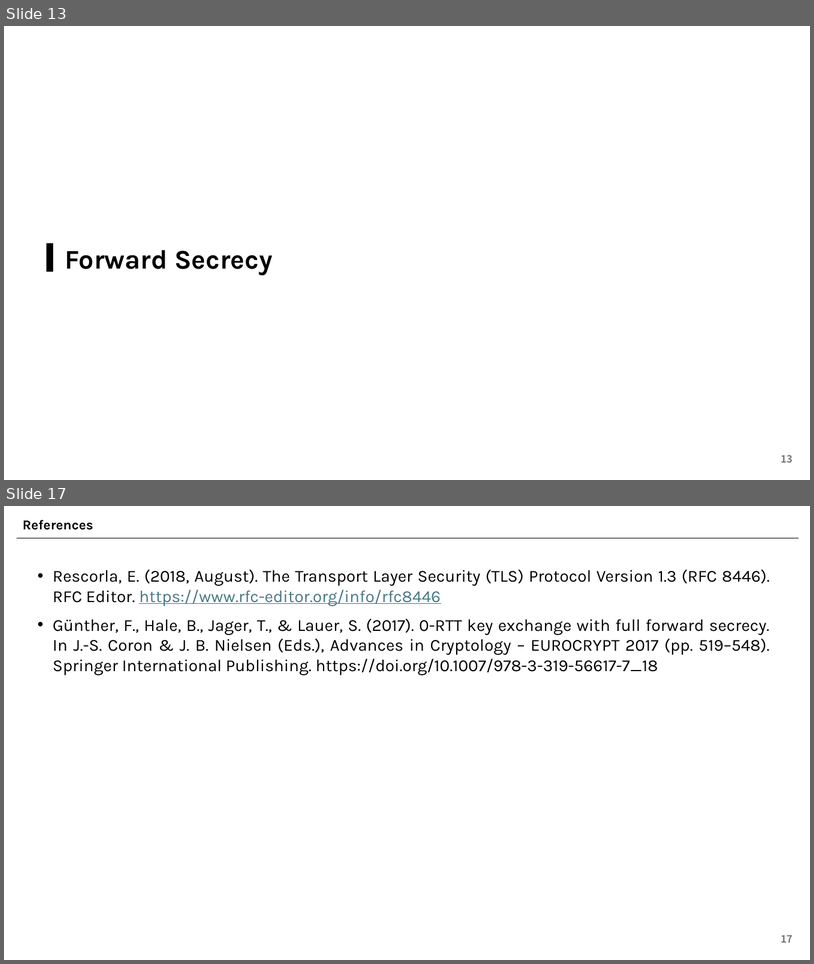
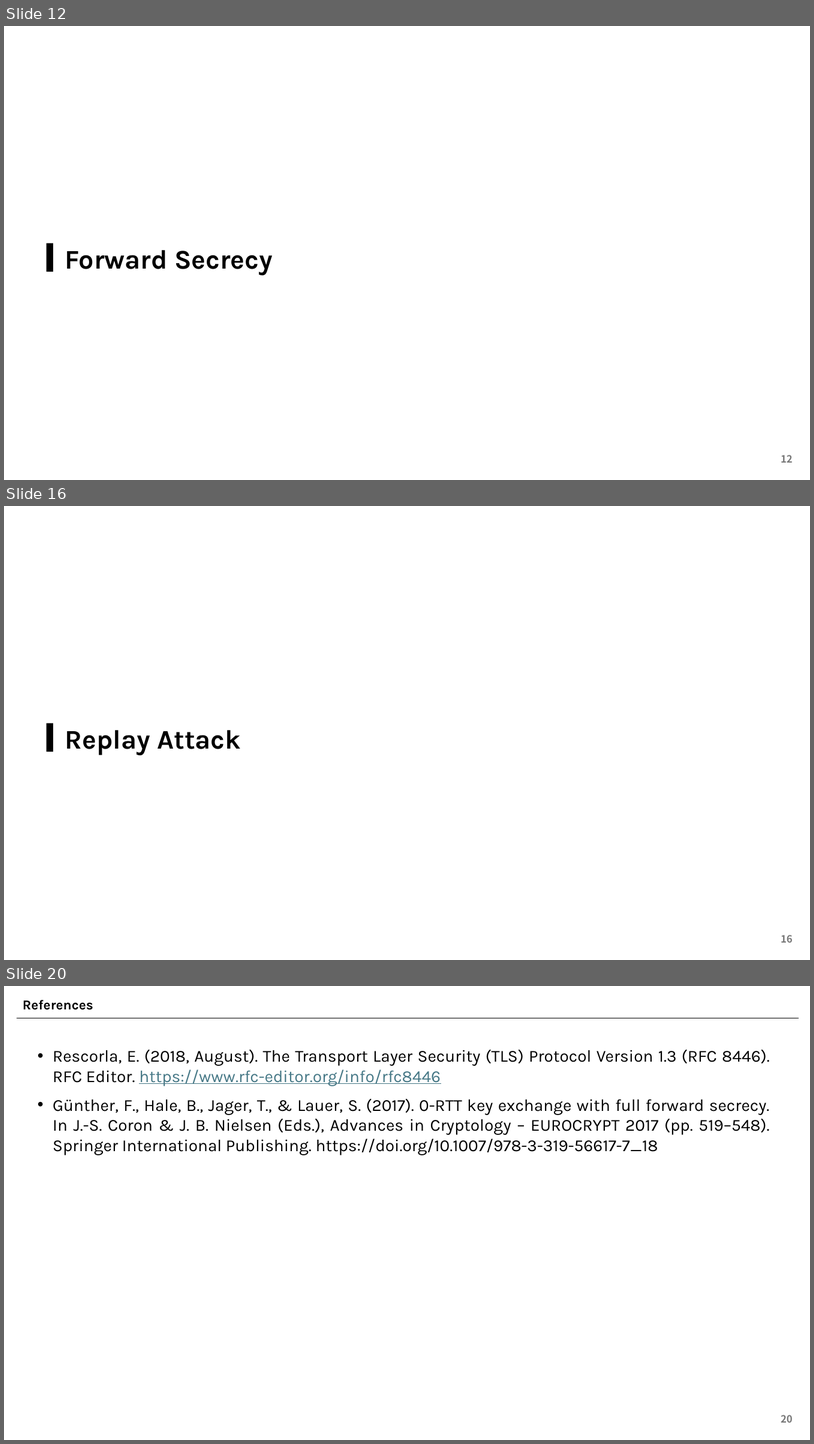
Before and after one commit to east-chord-0729/0-RTT-Security, a slide deck: 0-RTT-Security.pptx. Shown one above the other, each under a label of ours: slides 13 and 17 before the commit, slides 12, 16 and 20 after it; the slides between them are not shown. The pictures are 814x964 and 814x1444 pixels, drawn with LibreOffice and Linux fonts; fonts in the diff are those of the drawing. Boxes give left, top, right and bottom in pixels: in the first picture for what was removed or moved away, otherwise in the second. Text is boxed around its words. In the diff, an @@ line names an element or a change of style, - is before the commit and + after.

```diff
--- a/0-RTT-Security.pptx
+++ b/0-RTT-Security.pptx
@@ slide 16 added at <box>4,506,810,960</box>, background #FFFFFF; not listed: 1 template element that a slide beside it also shows @@
@@ title added at <box>65,730,241,756</box>, 32 pt, text #000000, bold @@
+Replay Attack
@@ page number added at <box>781,934,793,942</box>, 12 pt, text #797979, bold @@
+16
@@ what was slide 13 is now slide 12 @@
@@ page number at <box>781,454,793,462</box>: text changed @@
-13
+12
@@ what was slide 17 is now slide 20 @@
@@ page number at <box>781,1414,793,1422</box>: text changed @@
-17
+20
```
Also in this commit, not shown: 8 slides changed, 3 other slides added, 1 slide removed, 1 other file.
